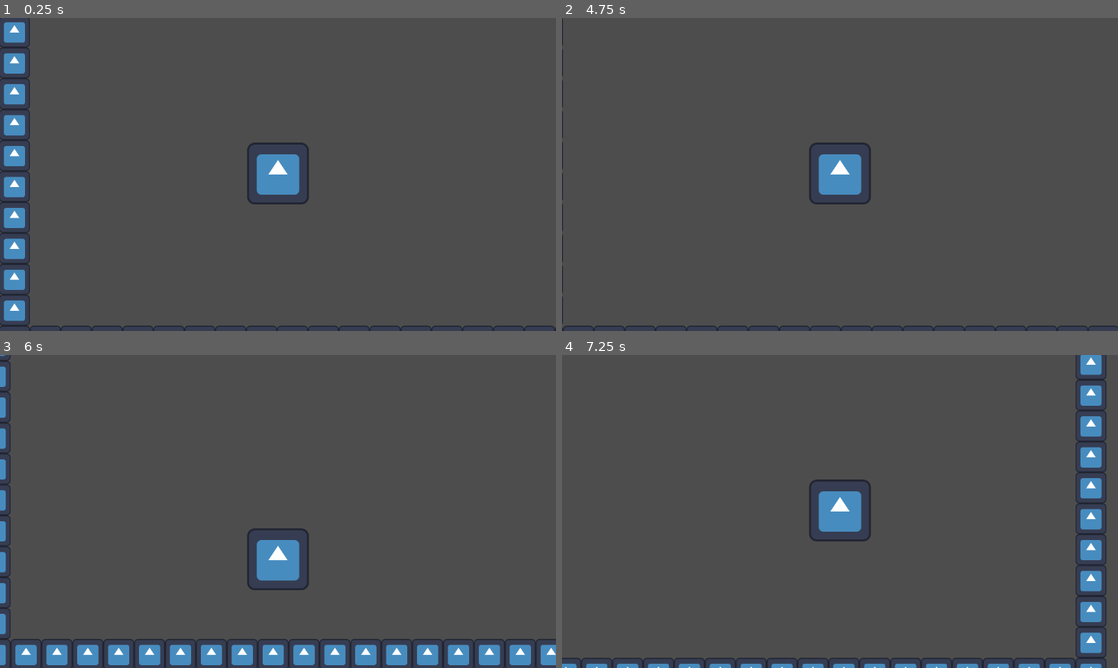
Above: before the commit, frames 1-4 (two rows, left to right).
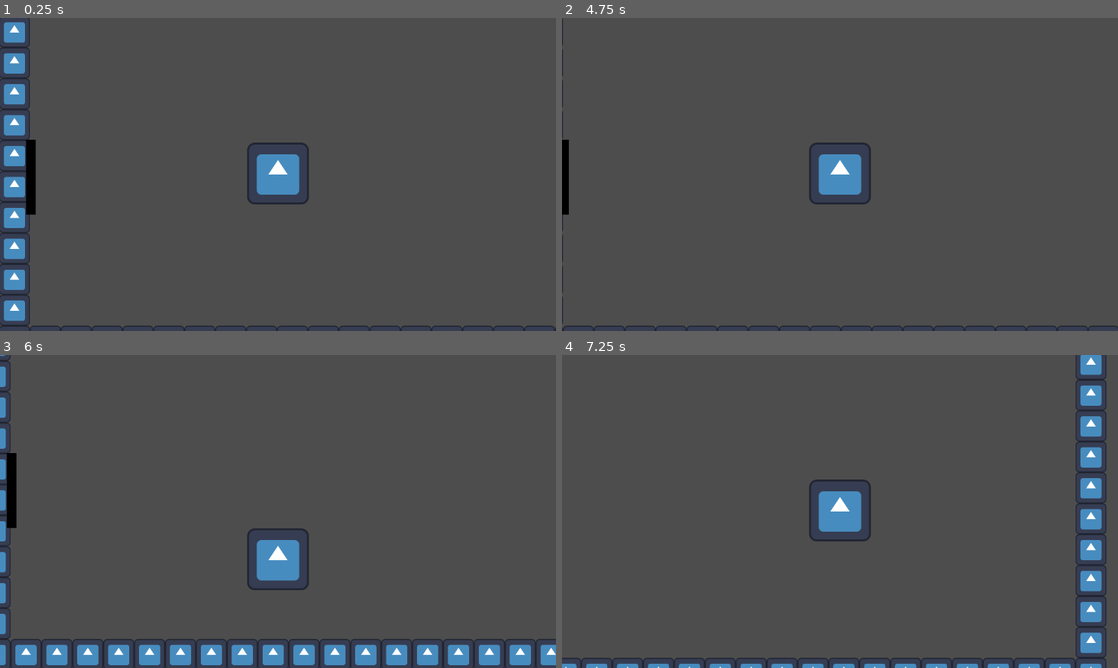
Above: after the commit, the same moments.

Repository: thorfinnking1/bully_revange
Game: Godot game, scene res://scenes/room_2.tscn
The game is run twice, just before and just after one commit, with the same random seed, the same clock (stepped at 60 frames per second) and the same inputs. This scene is started directly instead of the project's main scene. The engine's default icon, where the game draws it, is replaced by a stand-in: a white triangle on a blue panel in a dark square.
Inputs:
- Up to frame 1 (0.25 s): no input
- Up to frame 2 (4.75 s): tap Enter at 0.5 s; hold Right (ui_right) 0.53-1.28 s; hold Down (ui_down) 1.28-2.03 s; hold Right (ui_right) 2.03-2.78 s; hold Up (ui_up) 2.78-3.53 s; hold Left (ui_left) from 3.53 s (still down)
- Up to frame 3 (6 s): release Left (ui_left) at 5.03 s; hold Down (ui_down) 5.03-5.78 s; hold Right (ui_right) from 5.78 s (still down)
- Up to frame 4 (7.25 s): release Right (ui_right) at 6.53 s; hold Up (ui_up) from 6.53 s (still down)

The runs differ from the first frame. In frame 1, 0.4% of the frame differs, in the area x 4-7%, y 38-63%; in frame 2, 0.3%; in frame 3, 0.4%; in frame 4, nothing differs.

Commit message:
doorsfuckingwork

Diff:
--- a/bully-ravange/project.godot
+++ b/bully-ravange/project.godot
@@ -14,6 +14,10 @@
 run/main_scene="uid://cdm84580s1vuj"
 config/features=PackedStringArray("4.4", "Forward Plus")
 config/icon="res://icon.svg"
+
+[autoload]
+
+Al="*res://scripts/al.gd"
 
 [display]
 
--- a/bully-ravange/scenes/door.tscn
+++ b/bully-ravange/scenes/door.tscn
@@ -19,4 +19,7 @@
 offset_bottom = 78.0
 color = Color(0, 0, 0, 1)
 
+[node name="Marker2D" type="Marker2D" parent="."]
+position = Vector2(96, 0)
+
 [connection signal="body_entered" from="." to="." method="_on_body_entered"]
--- a/bully-ravange/scenes/plr.tscn
+++ b/bully-ravange/scenes/plr.tscn
@@ -6,7 +6,7 @@
 [sub_resource type="RectangleShape2D" id="RectangleShape2D_cjvkk"]
 size = Vector2(127, 126)
 
-[node name="CharacterBody2D" type="CharacterBody2D"]
+[node name="CharacterBody2D" type="CharacterBody2D" groups=["plr"]]
 script = ExtResource("1_cjvkk")
 
 [node name="Icon" type="Sprite2D" parent="."]
--- a/bully-ravange/scenes/room_1.tscn
+++ b/bully-ravange/scenes/room_1.tscn
@@ -14,9 +14,9 @@
 tile_size = Vector2i(128, 128)
 physics_layer_0/collision_layer = 7
 physics_layer_0/collision_mask = 7
-sources/0 = SubResource("TileSetAtlasSource_vu5en")
+sources/0 = SubResource("TileSetAtlasSource_8oql1")
 
-[node name="room1" type="Node2D"]
+[node name="room_1" type="Node2D"]
 
 [node name="TileMapLayer" type="TileMapLayer" parent="."]
 scale = Vector2(0.5, 0.5)
@@ -32,11 +32,14 @@
 limit_right = 1250
 limit_bottom = 700
 
-[node name="rom2" parent="." instance=ExtResource("3_8oql1")]
+[node name="room_2" parent="." node_paths=PackedStringArray("plr") instance=ExtResource("3_8oql1")]
 position = Vector2(1144, 328)
+rotation = 3.14159
 pathtooroom = "uid://5rc2xqqtp7rt"
+plr = NodePath("../CharacterBody2D")
 
-[node name="rom3" parent="." instance=ExtResource("3_8oql1")]
+[node name="room_3" parent="." node_paths=PackedStringArray("plr") instance=ExtResource("3_8oql1")]
 position = Vector2(319, 5)
 rotation = 1.5708
 pathtooroom = "uid://yvepqk1agbb6"
+plr = NodePath("../CharacterBody2D")
--- a/bully-ravange/scenes/room_2.tscn
+++ b/bully-ravange/scenes/room_2.tscn
@@ -1,7 +1,8 @@
-[gd_scene load_steps=5 format=4 uid="uid://5rc2xqqtp7rt"]
+[gd_scene load_steps=6 format=4 uid="uid://5rc2xqqtp7rt"]
 
 [ext_resource type="Texture2D" uid="uid://hwpxb5jr8gx0" path="res://icon.svg" id="1_w0ydv"]
 [ext_resource type="PackedScene" uid="uid://din2v78xxcvyh" path="res://scenes/plr.tscn" id="2_4et86"]
+[ext_resource type="PackedScene" uid="uid://bn78q4t5qlptl" path="res://scenes/door.tscn" id="3_4et86"]
 
 [sub_resource type="TileSetAtlasSource" id="TileSetAtlasSource_ttdm0"]
 texture = ExtResource("1_w0ydv")
@@ -15,7 +16,7 @@
 physics_layer_0/collision_mask = 7
 sources/0 = SubResource("TileSetAtlasSource_ttdm0")
 
-[node name="room2" type="Node2D"]
+[node name="room_2" type="Node2D"]
 
 [node name="TileMapLayer" type="TileMapLayer" parent="."]
 scale = Vector2(0.5, 0.5)
@@ -30,3 +31,13 @@
 limit_top = -750
 limit_right = 1250
 limit_bottom = 700
+
+[node name="room_1" parent="." node_paths=PackedStringArray("plr") instance=ExtResource("3_4et86")]
+position = Vector2(2, 332)
+pathtooroom = "uid://dxdr3rqu765tt"
+plr = NodePath("../CharacterBody2D")
+
+[node name="room_3" parent="." node_paths=PackedStringArray("plr") instance=ExtResource("3_4et86")]
+position = Vector2(392, -328)
+pathtooroom = "uid://yvepqk1agbb6"
+plr = NodePath("../CharacterBody2D")
--- a/bully-ravange/scenes/room_3.tscn
+++ b/bully-ravange/scenes/room_3.tscn
@@ -1,7 +1,8 @@
-[gd_scene load_steps=5 format=4 uid="uid://yvepqk1agbb6"]
+[gd_scene load_steps=6 format=4 uid="uid://yvepqk1agbb6"]
 
 [ext_resource type="Texture2D" uid="uid://hwpxb5jr8gx0" path="res://icon.svg" id="1_pmnxm"]
 [ext_resource type="PackedScene" uid="uid://din2v78xxcvyh" path="res://scenes/plr.tscn" id="2_rjoje"]
+[ext_resource type="PackedScene" uid="uid://bn78q4t5qlptl" path="res://scenes/door.tscn" id="3_rjoje"]
 
 [sub_resource type="TileSetAtlasSource" id="TileSetAtlasSource_bg4i0"]
 texture = ExtResource("1_pmnxm")
@@ -15,7 +16,7 @@
 physics_layer_0/collision_mask = 7
 sources/0 = SubResource("TileSetAtlasSource_bg4i0")
 
-[node name="room3" type="Node2D"]
+[node name="room_3" type="Node2D"]
 
 [node name="TileMapLayer" type="TileMapLayer" parent="."]
 scale = Vector2(0.5, 0.5)
@@ -30,3 +31,15 @@
 limit_top = -200
 limit_right = 1900
 limit_bottom = 1100
+
+[node name="room_2" parent="." node_paths=PackedStringArray("plr") instance=ExtResource("3_rjoje")]
+position = Vector2(1788, 364)
+rotation = 3.14159
+pathtooroom = "uid://5rc2xqqtp7rt"
+plr = NodePath("../CharacterBody2D")
+
+[node name="room_1" parent="." node_paths=PackedStringArray("plr") instance=ExtResource("3_rjoje")]
+position = Vector2(150, 632)
+rotation = -1.5708
+pathtooroom = "uid://dxdr3rqu765tt"
+plr = NodePath("../CharacterBody2D")
--- /dev/null
+++ b/bully-ravange/scripts/al.gd
@@ -0,0 +1,3 @@
+extends Node
+
+var roomcamefrom:String
--- a/bully-ravange/scripts/dooors.gd
+++ b/bully-ravange/scripts/dooors.gd
@@ -1,7 +1,20 @@
 extends Area2D
 
 @export_file("*.tscn") var pathtooroom:String
+@onready var marker: Marker2D = $Marker2D
+
+@export var plr:CharacterBody2D
+
+var check = false
+
+func _ready() -> void:
+	if Al.roomcamefrom == name:
+		plr.global_position = marker.global_position
 
 func _on_body_entered(body: Node2D) -> void:
 	if body.is_in_group("plr"):
-		get_tree().change_scene_to_file(pathtooroom)
+		call_deferred("change_scene",pathtooroom)
+
+func change_scene(path:String):
+	Al.roomcamefrom=get_parent().name
+	get_tree().change_scene_to_file(path)
Not shown: 1 places in bully-ravange/scenes/room_1.tscn that only renumber resources
Not shown, added: bully-ravange/scripts/al.gd.uid
Binary file removed: bully-ravange/sprites/Untitled9_20250408120302.png
Renamed: bully-ravange/sprites/Untitled10_20250408120610.png -> bully-ravange/sprites/bea.png
Not shown, changed: bully-ravange/sprites/bea.png.import
Renamed: bully-ravange/sprites/Untitled8_20250408115826.png -> bully-ravange/sprites/simina.png
Not shown, changed: bully-ravange/sprites/simina.png.import
Binary file added: bully-ravange/sprites/x.png
Not shown, changed: bully-ravange/sprites/x.png.import
